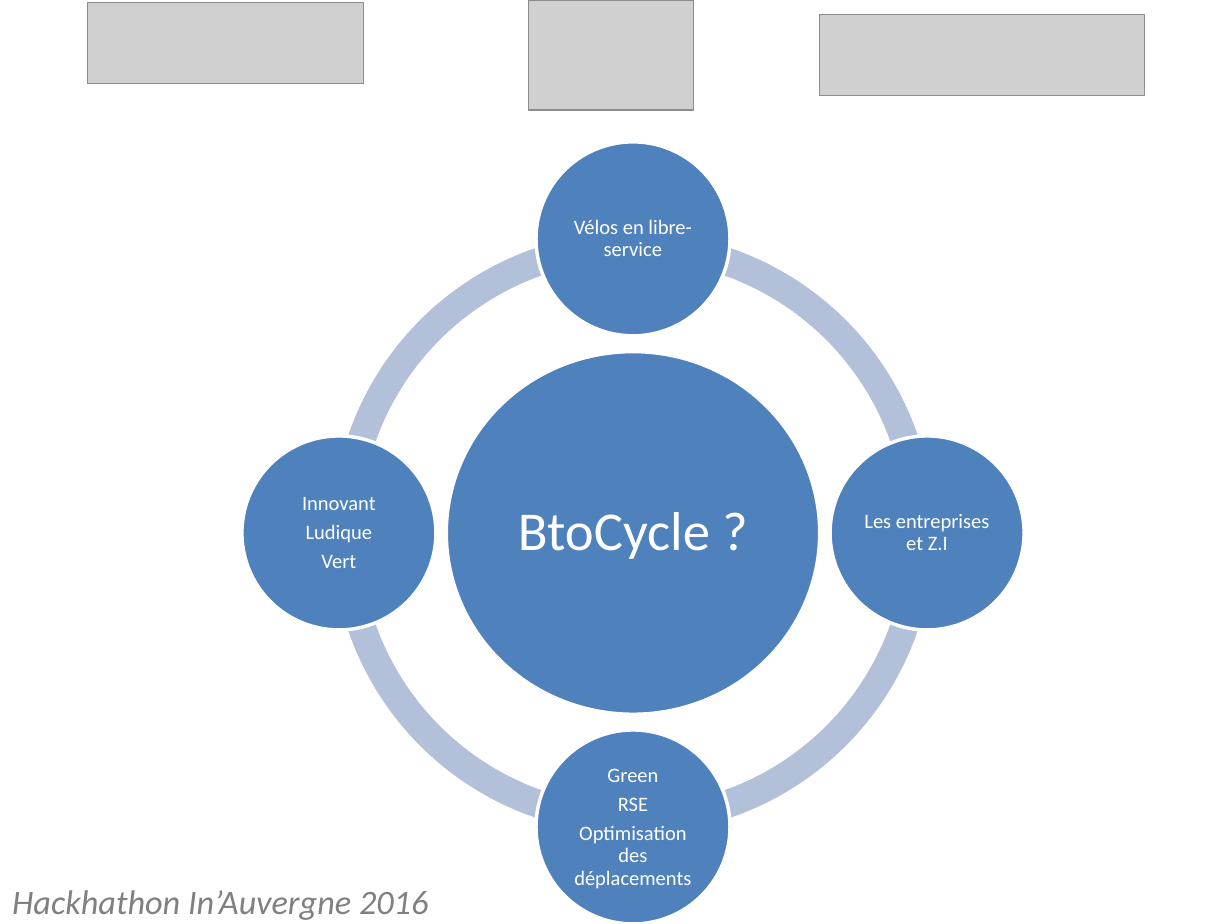
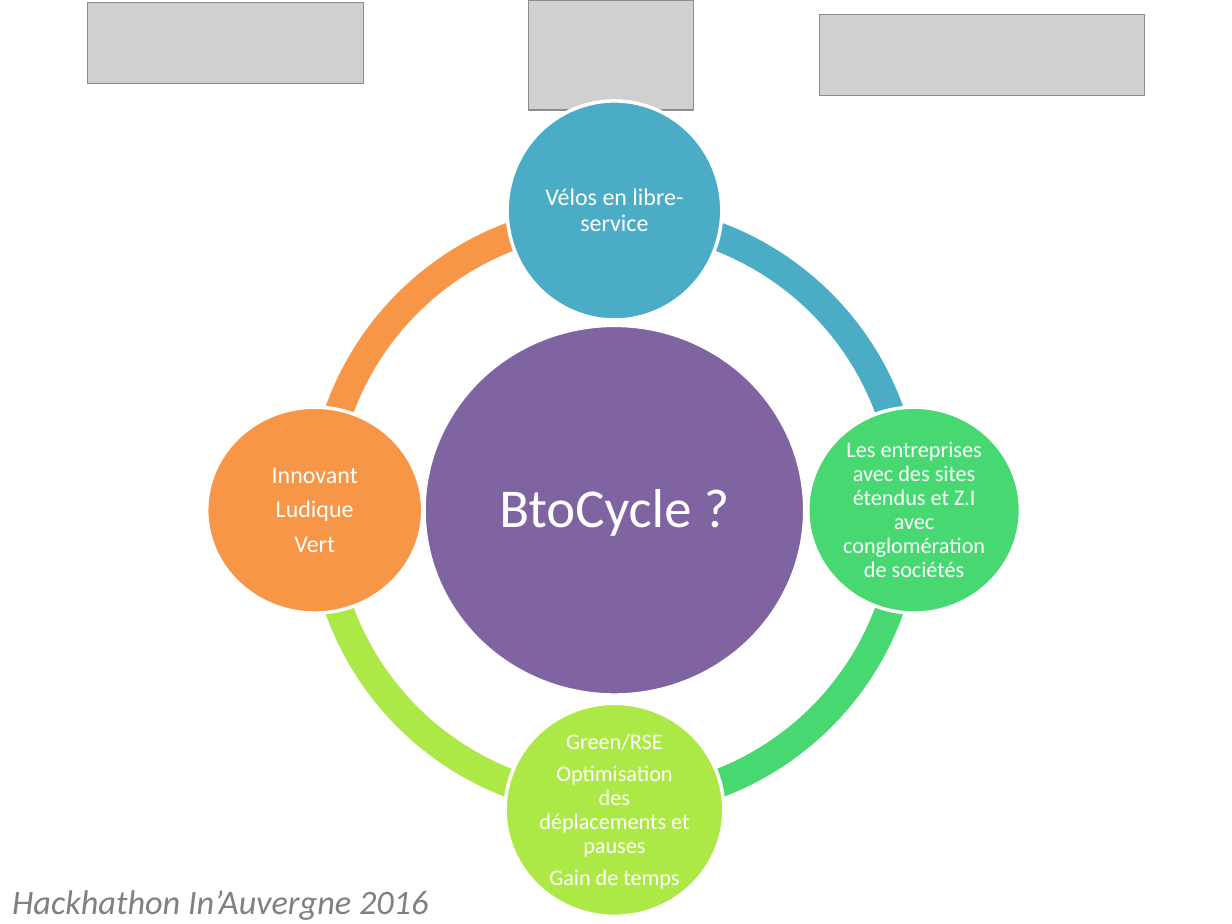
Before and after one commit to JulienUsson/hackathon-BtoCycle, a slide deck: slide 2 of Présentation.pptx. Drawn at 1232x924 pixels with LibreOffice and Linux fonts; fonts in the diff are those of the drawing; grey boxes stand for pictures. Boxes give left, top, right and bottom in pixels: in the first picture for what was removed or moved away, otherwise in the second. Text is boxed around its words. In the diff, an @@ line names an element or a change of style, - is before the commit and + after.

Commit message:
presentation

```diff
--- a/Présentation.pptx
+++ b/Présentation.pptx
@@ ellipse: place and size @@
-ellipse at [536, 142, 729, 335]
+ellipse at [508, 101, 722, 320]
@@ ellipse at [508, 101, 722, 320]: fill #4F81BD to #4BACC6 @@
@@ text "Vélos en libre-service" at [545, 188, 683, 231]: size 12 to 14 pt @@
@@ text "Vélos en libre-service": place and size @@
-text "Vélos en libre-service" at [574, 219, 691, 256]
+text "Vélos en libre-service" at [545, 188, 683, 231]
@@ arch (boxed as its full ring): place and size @@
-arch (boxed as its full ring) at [331, 232, 934, 834]
+arch (boxed as its full ring) at [308, 203, 922, 817]
@@ arch (boxed as its full ring) at [308, 203, 922, 817]: fill #B3C1DB to #F79646 @@
@@ arch (boxed as its full ring): place and size @@
-arch (boxed as its full ring) at [331, 232, 934, 834]
+arch (boxed as its full ring) at [308, 203, 922, 817]
@@ arch (boxed as its full ring) at [308, 203, 922, 817]: fill #B3C1DB to #ACE946 @@
@@ arch (boxed as its full ring): place and size @@
-arch (boxed as its full ring) at [331, 232, 934, 834]
+arch (boxed as its full ring) at [308, 203, 922, 817]
@@ arch (boxed as its full ring) at [308, 203, 922, 817]: fill #B3C1DB to #47D872 @@
@@ arch (boxed as its full ring): place and size @@
-arch (boxed as its full ring) at [331, 232, 934, 834]
+arch (boxed as its full ring) at [308, 203, 922, 817]
@@ arch (boxed as its full ring) at [308, 203, 922, 817]: fill #B3C1DB to #4BACC6 @@
@@ ellipse: place and size @@
-ellipse at [446, 351, 819, 713]
+ellipse at [424, 325, 804, 695]
@@ ellipse at [424, 325, 804, 695]: fill #4F81BD to #8064A2 @@
@@ text "BtoCycle ?": place and size @@
-text "BtoCycle ?" at [518, 512, 710, 559]
+text "BtoCycle ?" at [499, 489, 691, 536]
@@ ellipse: place and size @@
-ellipse at [241, 436, 435, 630]
+ellipse at [207, 408, 423, 614]
@@ ellipse at [207, 408, 423, 614]: fill #4F81BD to #F79646 @@
@@ ellipse: place and size @@
-ellipse at [830, 436, 1024, 630]
+ellipse at [808, 408, 1021, 614]
@@ ellipse at [808, 408, 1021, 614]: fill #4F81BD to #47D872 @@
@@ text "Innovant": place and size @@
-text "Innovant" at [302, 497, 376, 568]
+text "Innovant" at [272, 467, 358, 552]
@@ text "Innovant" at [272, 467, 358, 552]: size 12 to 14 pt @@
@@ text at [843, 441, 985, 577]: text changed; size 12 to 13 pt @@
-Les entreprises et Z.I
+Les entreprises avec des sites étendus et Z.I avec conglomération de sociétés
@@ ellipse: place and size @@
-ellipse at [536, 731, 729, 924]
+ellipse at [505, 703, 724, 917]
@@ ellipse at [505, 703, 724, 917]: fill #4F81BD to #ACE946 @@
@@ text at [539, 733, 689, 889]: text changed; size 12 to 13 pt @@
-Green
-RSE
-Optimisation des déplacements
+Green/RSE
+Optimisation des déplacements et pauses
+Gain de temps
```
Also in this commit, not shown: 4 other slides changed.
